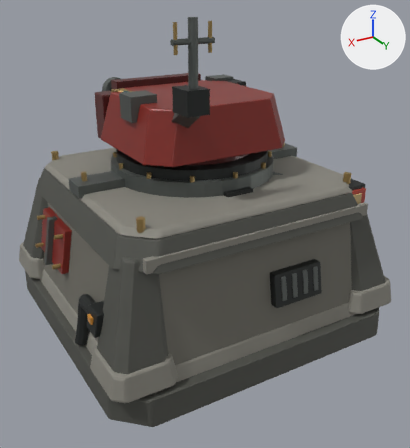
The Blender file art/source-to-3d/martian-bunker/src/v04/martian_heavy_weapon_bunker_v04.blend, before and after one commit.
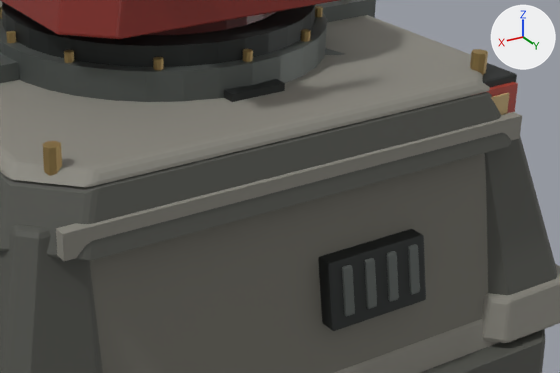
There are two pictures of each version: one whole from a 50 mm camera at (2.69, 4.72, 3.26) aimed at (-0.08, 0.1, 0.95), one close up on the part from 28% to 94% of the width and 33% to 73% of the height. The lights are fixed; the arrows at upper right show +X, +Y and +Z. The last two pictures show the newer version.

Names of what the first close-up shows: '02_lower_blast_raft', '03_monolithic_bunker_mass', '04_upper_blast_cap', '05_top_concrete_skin', '06_corner_armor_buttress_EN', '06_corner_armor_buttress_WN', '07_corner_buttress_foot_WN', '13_ring_lower_bearing_seat', '14_ring_open_bearing_race', '16_martian_red_turret_armor', '29_rear_control_cabinet', '30_controller_access_panel', '44_rear_vent_guard', '46_maintenance_purity_certificate', '54_north_slab_anchor_strip' and 18 more.
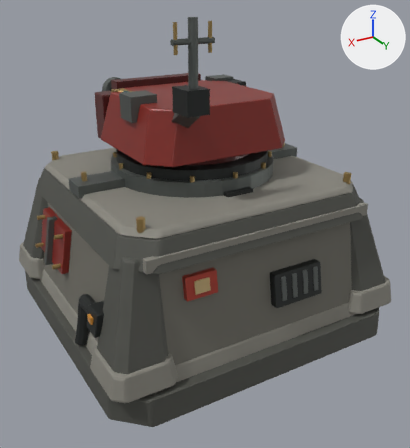
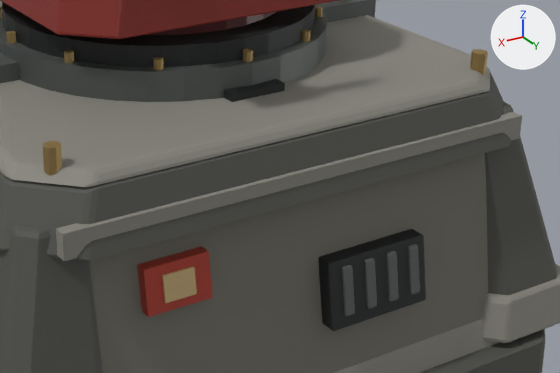
The change, as JSON lines over the scene's bpy script:
```json
{"block": "me_29_rear_control_cabinet___original_z_up_geometry", "where": "# used by ob_29_rear_control_cabinet; location = (0.0, 0.0, 0.0)"}
{"op": "remove", "block": "me_29_rear_control_cabinet___original_z_up_geometry", "code": "me_29_rear_control_cabinet___original_z_up_geometry.from_pydata(...)  # 8 vertices, 12 faces; spans x -1.205..-0.855, y 0.71..1.17, z 1.255..1.505"}
{"op": "add", "block": "me_29_rear_control_cabinet___original_z_up_geometry", "code": "me_29_rear_control_cabinet___original_z_up_geometry.from_pydata(...)  # 8 vertices, 12 faces; spans x 0.485..0.835, y 0.8..1.18, z 0.885..1.135"}
{"block": "me_29_rear_control_cabinet___original_z_up_geometry", "change": "me_29_rear_control_cabinet___original_z_up_geometry part 1: the whole mesh is scaled about its middle by (1, 0.826, 1), then moved by (1.69, 0.05, -0.37)"}
{"block": "me_30_controller_access_panel___original_z_up_geometry", "where": "# used by ob_30_controller_access_panel; location = (0.0, 0.0, 0.0)"}
{"op": "remove", "block": "me_30_controller_access_panel___original_z_up_geometry", "code": "me_30_controller_access_panel___original_z_up_geometry.from_pydata(...)  # 8 vertices, 12 faces; spans x -1.175..-0.885, y 1.176..1.201, z 1.285..1.475"}
{"op": "add", "block": "me_30_controller_access_panel___original_z_up_geometry", "code": "me_30_controller_access_panel___original_z_up_geometry.from_pydata(...)  # 8 vertices, 12 faces; spans x 0.515..0.805, y 1.204..1.311, z 0.925..1.115"}
{"block": "me_30_controller_access_panel___original_z_up_geometry", "change": "me_30_controller_access_panel___original_z_up_geometry part 2: 8 vertices removed from x -1.175..-0.885, y 1.176..1.201, z 1.285..1.475"}
{"block": "me_30_controller_access_panel___original_z_up_geometry", "change": "me_30_controller_access_panel___original_z_up_geometry part 3: 8 vertices added at x 0.515..0.805, y 1.204..1.311, z 0.925..1.115"}
{"block": "me_46_maintenance_purity_certificate___original_z_up_geometry", "where": "# used by ob_46_maintenance_purity_certificate; location = (0.0, 0.0, 0.0)"}
{"op": "remove", "block": "me_46_maintenance_purity_certificate___original_z_up_geometry", "code": "me_46_maintenance_purity_certificate___original_z_up_geometry.from_pydata(...)  # 8 vertices, 12 faces; spans x -1.107..-0.952, y 1.208..1.22, z 1.315..1.445"}
{"op": "add", "block": "me_46_maintenance_purity_certificate___original_z_up_geometry", "code": "me_46_maintenance_purity_certificate___original_z_up_geometry.from_pydata(...)  # 8 vertices, 12 faces; spans x 0.59..0.73, y 1.267..1.314, z 0.965..1.075"}
{"block": "me_46_maintenance_purity_certificate___original_z_up_geometry", "change": "me_46_maintenance_purity_certificate___original_z_up_geometry part 4: 8 vertices removed from x -1.107..-0.952, y 1.208..1.22, z 1.315..1.445"}
{"block": "me_46_maintenance_purity_certificate___original_z_up_geometry", "change": "me_46_maintenance_purity_certificate___original_z_up_geometry part 5: 8 vertices added at x 0.59..0.73, y 1.267..1.314, z 0.965..1.075"}
```

Location of each change, (x1, y1, x2, y2) in pixels of the close-ups (560 x 373 px):
```json
{"object": "30_controller_access_panel", "change": "reshaped", "before": [471, 82, 518, 113], "after": [137, 246, 213, 317]}
{"object": "46_maintenance_purity_certificate", "change": "reshaped", "before": [491, 93, 510, 115], "after": [162, 266, 197, 303]}
{"object": "29_rear_control_cabinet", "change": "moved, rescaled", "before": [482, 63, 517, 87], "on screen": "not visible afterwards"}
{"part": 2, "of": "me_30_controller_access_panel___original_z_up_geometry", "change": "deleted", "before": [471, 82, 518, 113], "on screen": "red"}
{"part": 3, "of": "me_30_controller_access_panel___original_z_up_geometry", "change": "added", "after": [137, 246, 213, 317], "on screen": "red"}
{"part": 4, "of": "me_46_maintenance_purity_certificate___original_z_up_geometry", "change": "deleted", "before": [491, 93, 510, 115]}
{"part": 5, "of": "me_46_maintenance_purity_certificate___original_z_up_geometry", "change": "added", "after": [162, 266, 197, 303], "on screen": "brown"}
```
